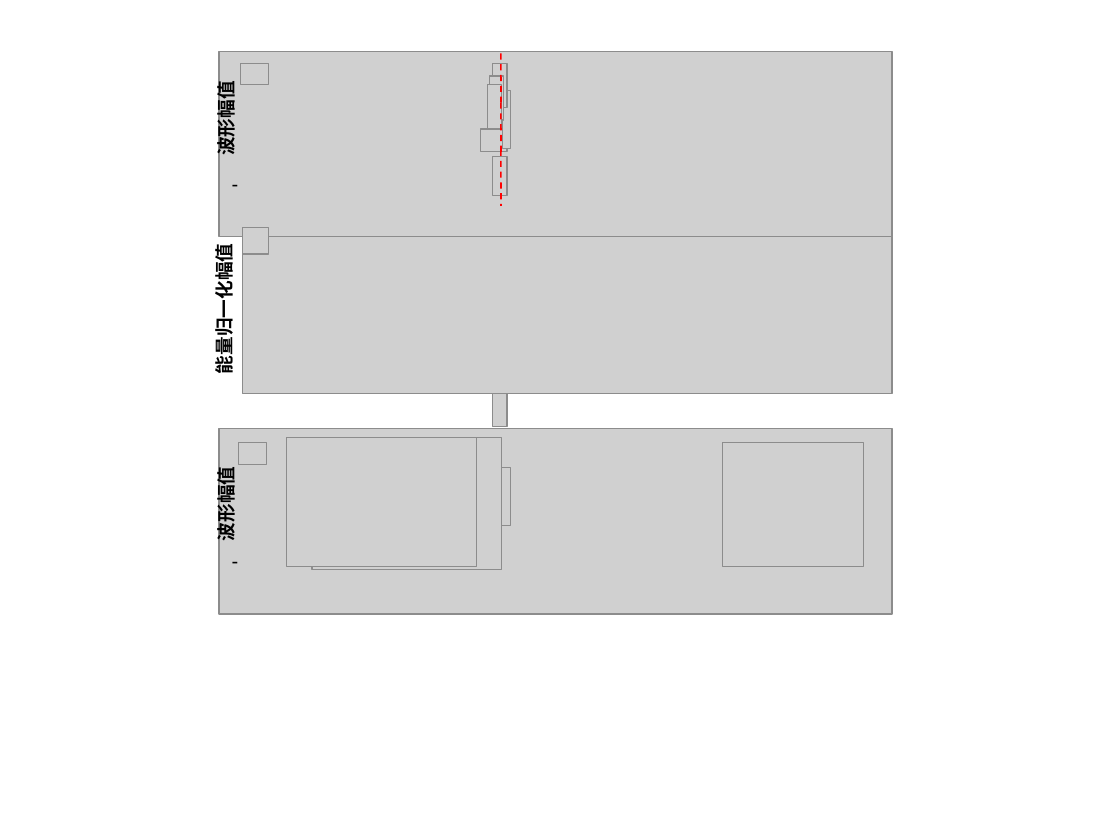
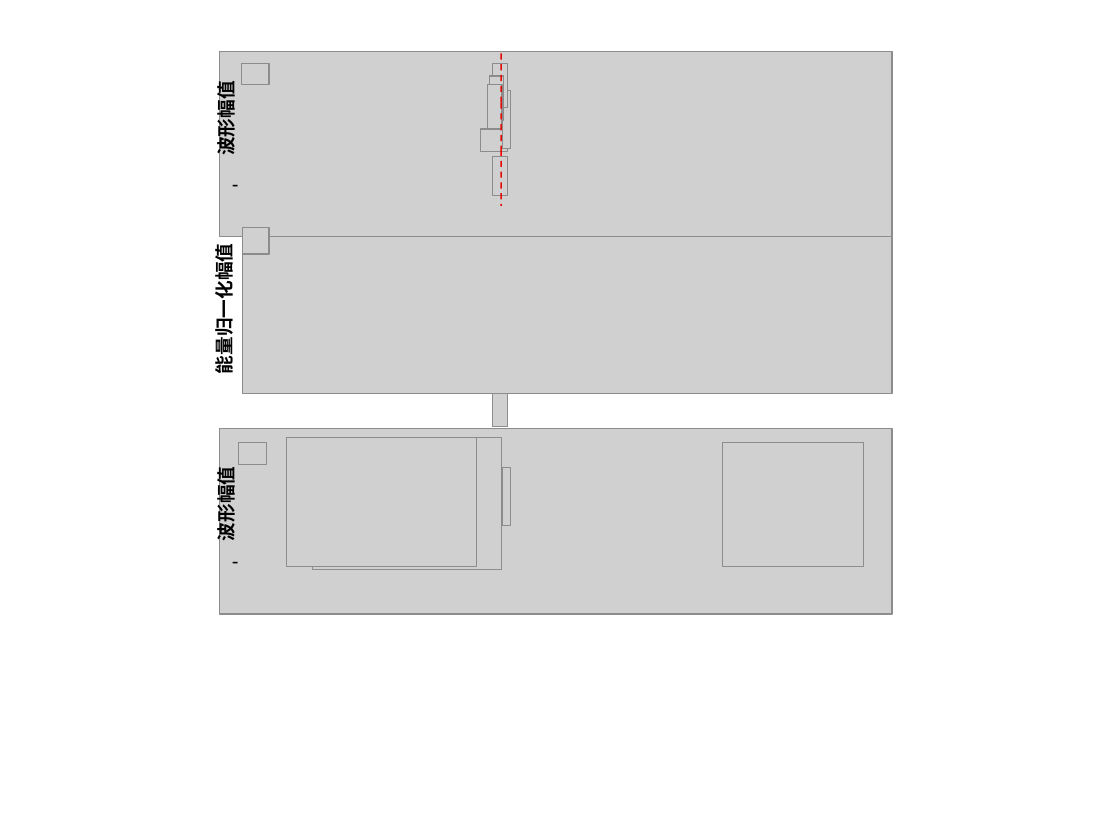
Before and after one commit to Youn8ch/Paper, a slide deck: slide 2 of 图/第五章/新建 PPT 演示文稿.ppt. Drawn at 1120x840 pixels with LibreOffice and Linux fonts; fonts in the diff are those of the drawing; grey boxes stand for pictures; background and template pictures are left out. Boxes give left, top, right and bottom in pixels: in the first picture for what was removed or moved away, otherwise in the second. Text is boxed around its words. In the diff, an @@ line names an element or a change of style, - is before the commit and + after.

```diff
--- a/图/第五章/新建 PPT 演示文稿.ppt
+++ b/图/第五章/新建 PPT 演示文稿.ppt
@@ line (501, 54) - (501, 102): stroke #FF0000 0.99 pt dashed to #E30A03 0.99 pt dashed @@
@@ line (501, 102) - (501, 156): stroke #FF0000 0.99 pt dashed to #E30A03 0.99 pt dashed @@
@@ line (501, 161) - (501, 206): stroke #FF0000 0.99 pt dashed to #E30A03 0.99 pt dashed @@
```
Also in this commit, not shown: 51 other files.
